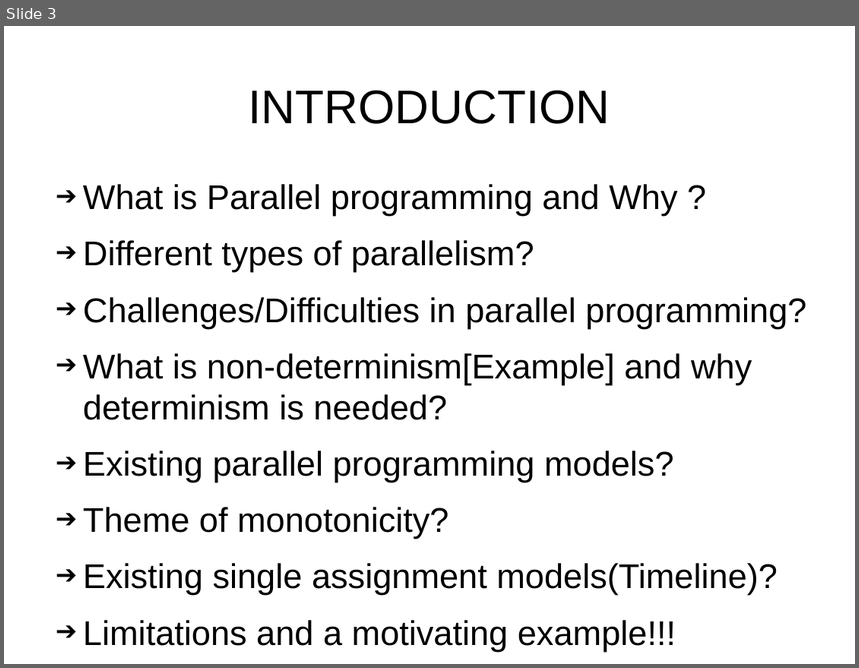
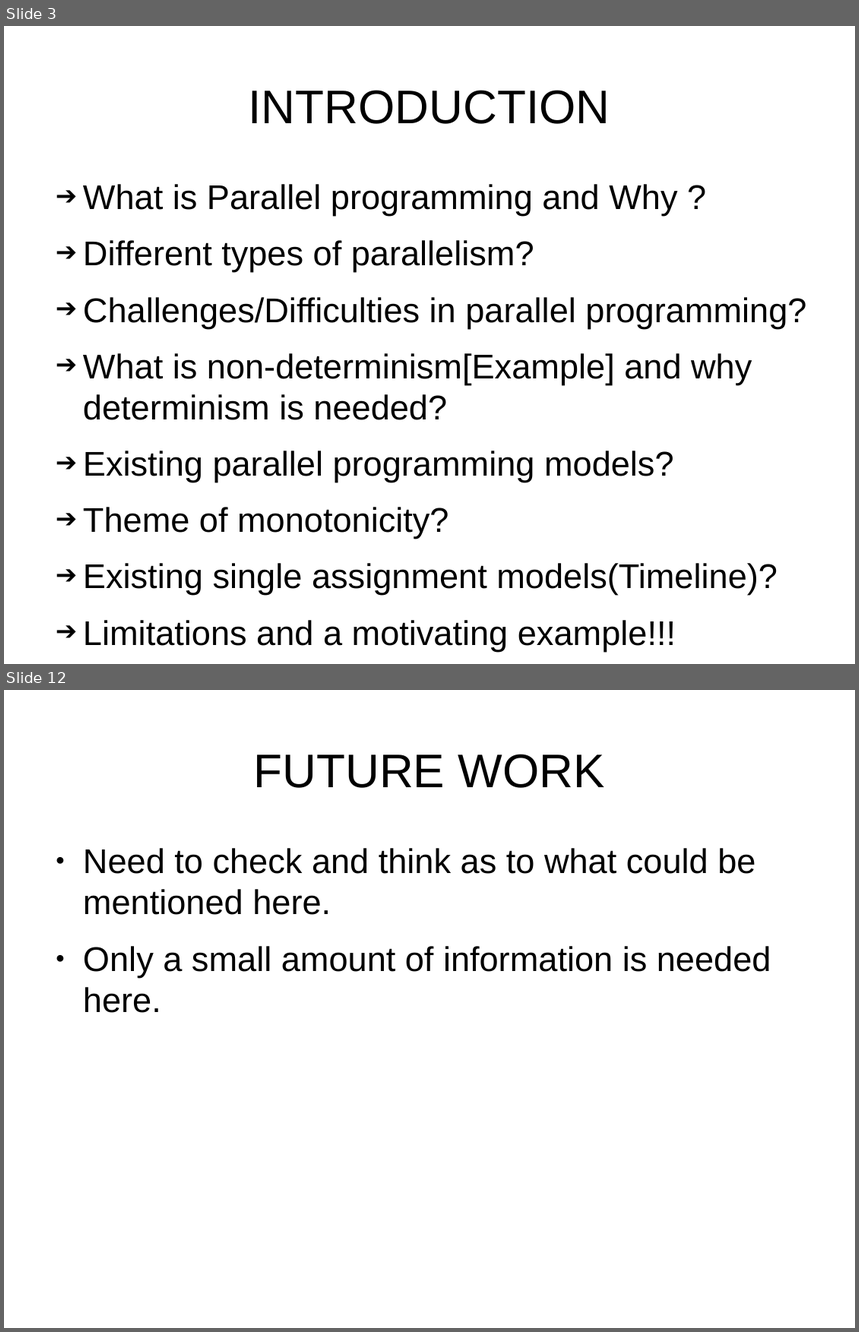
Before and after one commit to sentinel88/Personal, a slide deck: Talk.odp. Shown one above the other, each under a label of ours: slide 3 before the commit, slides 3 and 12 after it; the slides between them are not shown. The pictures are 859x668 and 859x1332 pixels, drawn with LibreOffice and Linux fonts; fonts in the diff are those of the drawing. Boxes give left, top, right and bottom in pixels: in the first picture for what was removed or moved away, otherwise in the second. Text is boxed around its words. In the diff, an @@ line names an element or a change of style, - is before the commit and + after.

```diff
--- a/Talk.odp
+++ b/Talk.odp
@@ slide 12 added at (x1=4, y1=690, x2=855, y2=1328), background #FFFFFF @@
@@ title added at (x1=254, y1=754, x2=604, y2=788), 44 pt, text #000000 @@
+FUTURE WORK
@@ text added at (x1=83, y1=848, x2=772, y2=1013), 32 pt, text #000000 @@
+● Need to check and think as to what could be mentioned here.
+● Only a small amount of information is needed here.
```
Also in this commit, not shown: 4 slides changed, 8 other slides added, 3 slides removed, 3 other files.
